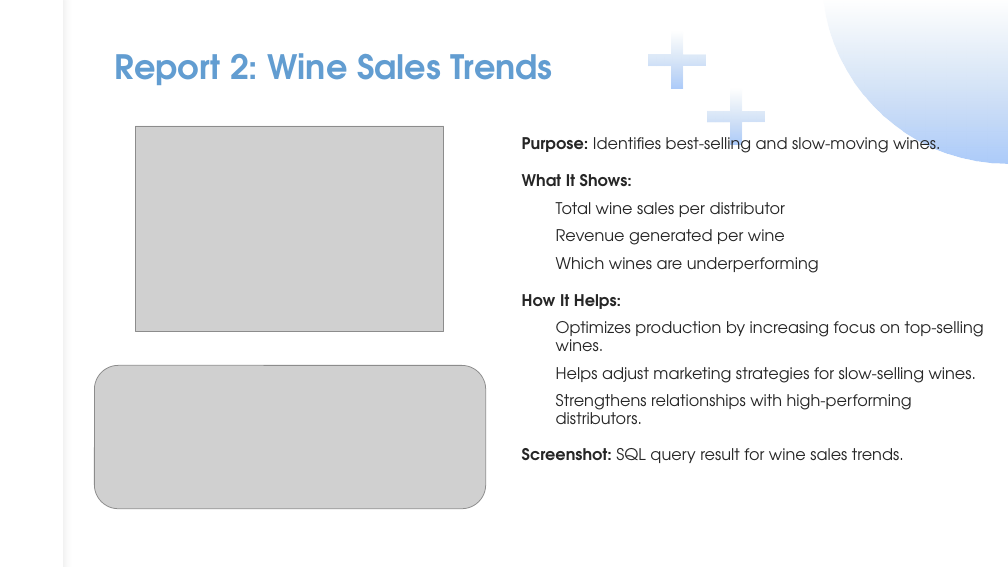
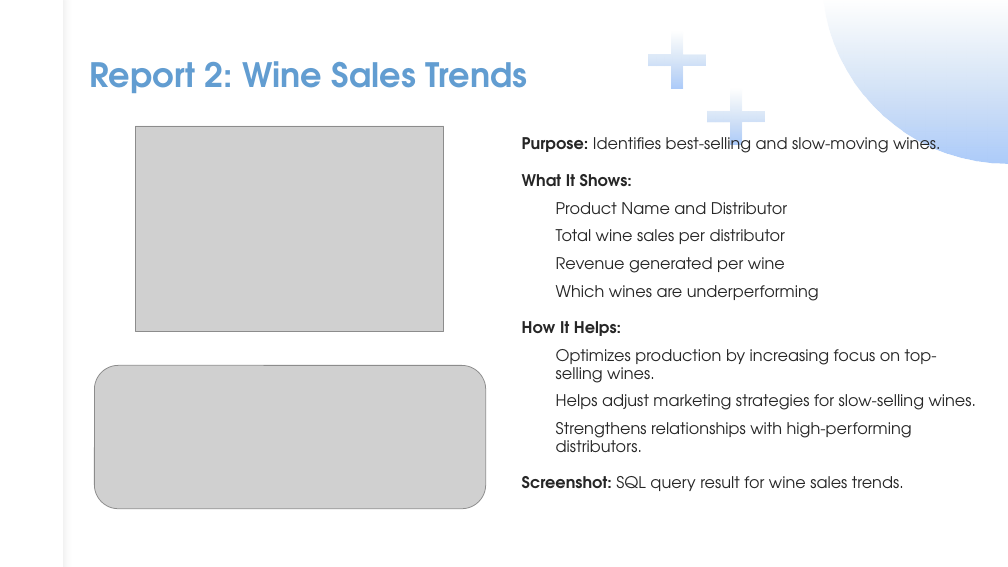
Before and after one commit to adstiles85/CSD-310, a slide deck: slide 6 of Group Project/Willson_BacchusWinery_Milestone4.pptx. Drawn at 1008x567 pixels with LibreOffice and Linux fonts; fonts in the diff are those of the drawing; grey boxes stand for pictures. Boxes give left, top, right and bottom in pixels: in the first picture for what was removed or moved away, otherwise in the second. Text is boxed around its words. In the diff, an @@ line names an element or a change of style, - is before the commit and + after.

```diff
--- a/Group Project/Willson_BacchusWinery_Milestone4.pptx
+++ b/Group Project/Willson_BacchusWinery_Milestone4.pptx
@@ title "Report 2: Wine Sales Trends": place and size @@
-title "Report 2: Wine Sales Trends" at [115, 53, 553, 85]
+title "Report 2: Wine Sales Trends" at [89, 61, 527, 93]
@@ text at [556, 202, 787, 214]: paragraph added @@
+  Product Name and Distributor
```
Also in this commit, not shown: 3 other slides changed, 1 other file.
